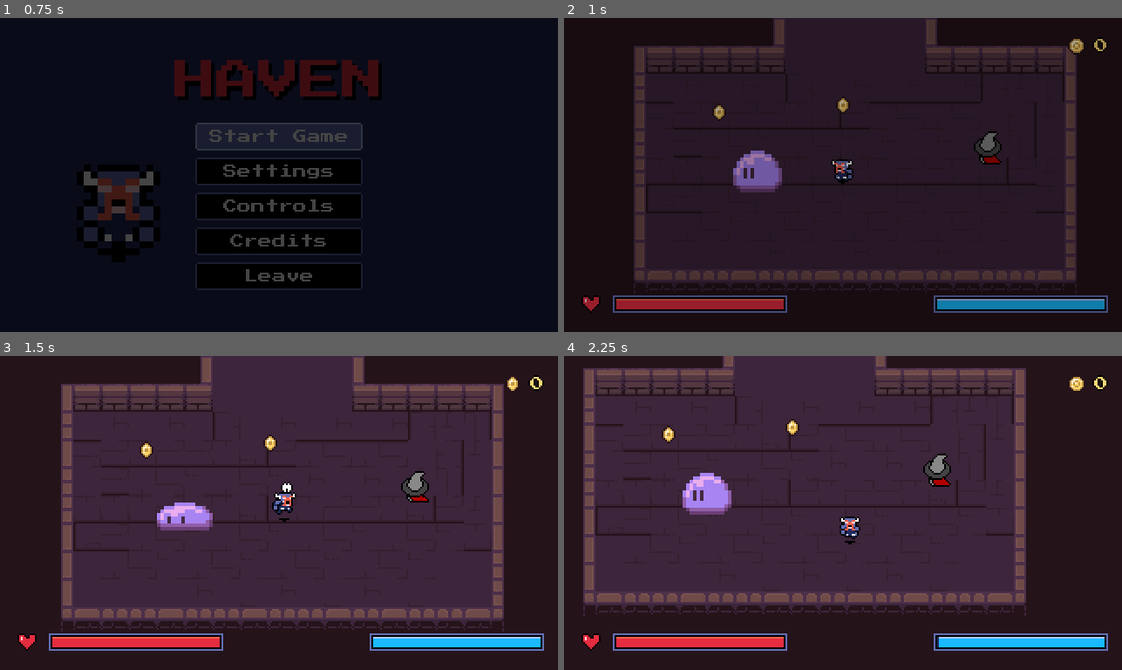
Above: before the commit, frames 1-4 (two rows, left to right).
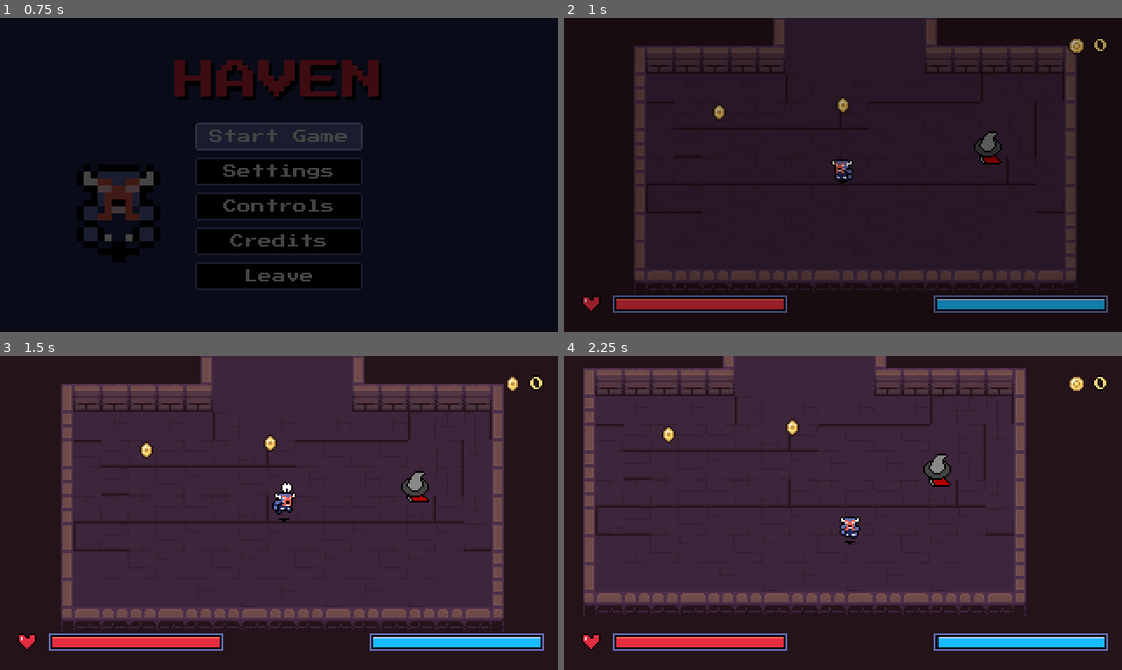
Above: after the commit, the same moments.

Repository: DaEpickid540/haven-2026
Game: Godot game, scene res://Scenes/main.tscn
Same seed, same stepped clock (60 frames per second), same inputs: the game is played once before the commit and once after it.
Inputs (mouse positions are in pixels of both pictures, inside the frame that each line leads up to):
- Up to frame 1 (0.75 s): click "Start Game" at 0.5 s
- Up to frame 2 (1 s): no input
- Up to frame 3 (1.5 s): move the mouse to (401, 497) at 1.27 s; hold Right (right) from 1.28 s (still down); tap F (attack) at 1.35 s; click (401, 497) at 1.42 s
- Up to frame 4 (2.25 s): move the mouse to (731, 528) at 2.02 s; release Right (right) at 2.03 s; hold Down (down) from 2.03 s (still down); tap Shift (dash) at 2.1 s

Frame 1 is identical in both runs. In frame 2, 0.9% of the frame differs, in the area x 30-40%, y 42-56%; in frame 3, 0.7%; in frame 4, 0.9%.

Commit message:
Final? update

Diff:
--- a/Scenes/dunegon_hub.tscn
+++ b/Scenes/dunegon_hub.tscn
@@ -6,7 +6,6 @@
 [ext_resource type="PackedScene" uid="uid://d3wpnvgylt40e" path="res://Scenes/LeaveHubModal.tscn" id="4_leave"]
 [ext_resource type="PackedScene" uid="uid://q5pxe0da1c0p" path="res://Scenes/shopkeeper.tscn" id="5_37qhs"]
 [ext_resource type="PackedScene" uid="uid://cqundqlt10qo0" path="res://Scenes/shop.tscn" id="5_shop"]
-[ext_resource type="PackedScene" uid="uid://r5xfe1r04fk" path="res://boss_green.tscn" id="7_06ehb"]
 [ext_resource type="PackedScene" path="res://Scenes/coin.tscn" id="10_prlfk"]
 
 [sub_resource type="TileSetAtlasSource" id="TileSetAtlasSource_mry4j"]
@@ -166,9 +165,6 @@
 [node name="Coin2" parent="Coins" unique_id=313324363 instance=ExtResource("10_prlfk")]
 position = Vector2(90, 54)
 
-[node name="BossGreen" parent="." unique_id=87376223 instance=ExtResource("7_06ehb")]
-position = Vector2(112, 84)
-
 [connection signal="begin_descent" from="." to="LeaveHubModal" method="open"]
 [connection signal="entered" from="LeaveHubModal" to="." method="_on_leave_hub_modal_entered"]
 [connection signal="stayed" from="LeaveHubModal" to="." method="_on_leave_hub_modal_stayed"]
--- a/Scenes/dungeon_room_3.tscn
+++ b/Scenes/dungeon_room_3.tscn
@@ -6,6 +6,7 @@
 [ext_resource type="PackedScene" uid="uid://xnpr1536a0rs" path="res://slime_red.tscn" id="3_fugpy"]
 [ext_resource type="PackedScene" uid="uid://d1w04finjod5s" path="res://slime_blue.tscn" id="4_2octr"]
 [ext_resource type="PackedScene" uid="uid://r5xfe1r04fk" path="res://boss_green.tscn" id="6_vmr8y"]
+[ext_resource type="PackedScene" uid="uid://bn1x13txttkg" path="res://Scenes/skeleton.tscn" id="7_k1shn"]
 
 [sub_resource type="TileSetAtlasSource" id="TileSetAtlasSource_6uqcd"]
 texture = ExtResource("1_hlq5x")
@@ -268,33 +269,18 @@
 
 [node name="SlimeBlue" parent="." unique_id=1556184731 instance=ExtResource("4_2octr")]
 position = Vector2(62, -14)
-faces_right = false
-detected_range = 80.0
-stop_distance = 16.0
-contact_damage = 1
-loot_rewarded = 1
 
 [node name="SlimeBlue2" parent="." unique_id=2080422903 instance=ExtResource("4_2octr")]
 position = Vector2(260, -13)
-faces_right = false
-detected_range = 80.0
-stop_distance = 16.0
-contact_damage = 1
-loot_rewarded = 1
 
 [node name="SlimeRed3" parent="." unique_id=1278907147 instance=ExtResource("3_fugpy")]
 position = Vector2(-215, -110)
 
 [node name="SlimeBlue3" parent="." unique_id=158431765 instance=ExtResource("4_2octr")]
 position = Vector2(-344, -98)
-faces_right = false
-detected_range = 80.0
-stop_distance = 16.0
-contact_damage = 1
-loot_rewarded = 1
 
 [node name="SlimeRed4" parent="." unique_id=382545394 instance=ExtResource("3_fugpy")]
-position = Vector2(492, 280)
+position = Vector2(500, 290)
 
 [node name="Coins" type="Node2D" parent="." unique_id=1656557135]
 
@@ -321,3 +307,18 @@
 
 [node name="BossGreen" parent="." unique_id=87376223 instance=ExtResource("6_vmr8y")]
 position = Vector2(-188, -432)
+
+[node name="Skeleton" parent="." unique_id=672855553 instance=ExtResource("7_k1shn")]
+position = Vector2(-176, -216)
+
+[node name="Skeleton2" parent="." unique_id=1972458820 instance=ExtResource("7_k1shn")]
+position = Vector2(-219, 7)
+
+[node name="SlimeRed5" parent="." unique_id=851488551 instance=ExtResource("3_fugpy")]
+position = Vector2(264, -375)
+
+[node name="SlimeBlue4" parent="." unique_id=343567425 instance=ExtResource("4_2octr")]
+position = Vector2(443, -53)
+
+[node name="SlimeBlue5" parent="." unique_id=209231297 instance=ExtResource("4_2octr")]
+position = Vector2(482, 269)
--- a/Scripts/player.gd
+++ b/Scripts/player.gd
@@ -1,6 +1,6 @@
 class_name Player extends CharacterBody2D
 
-var speed = 100.0
+var speed = 80.0
 var strength = 10.0
 
 const DASH_MULTIPLIER := 1.3
